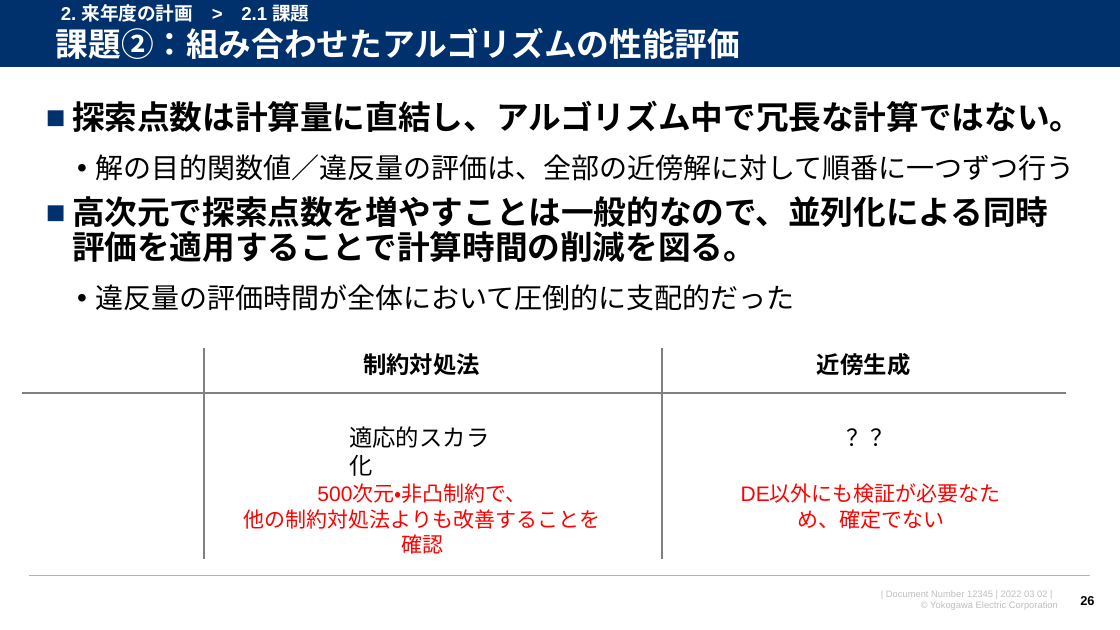
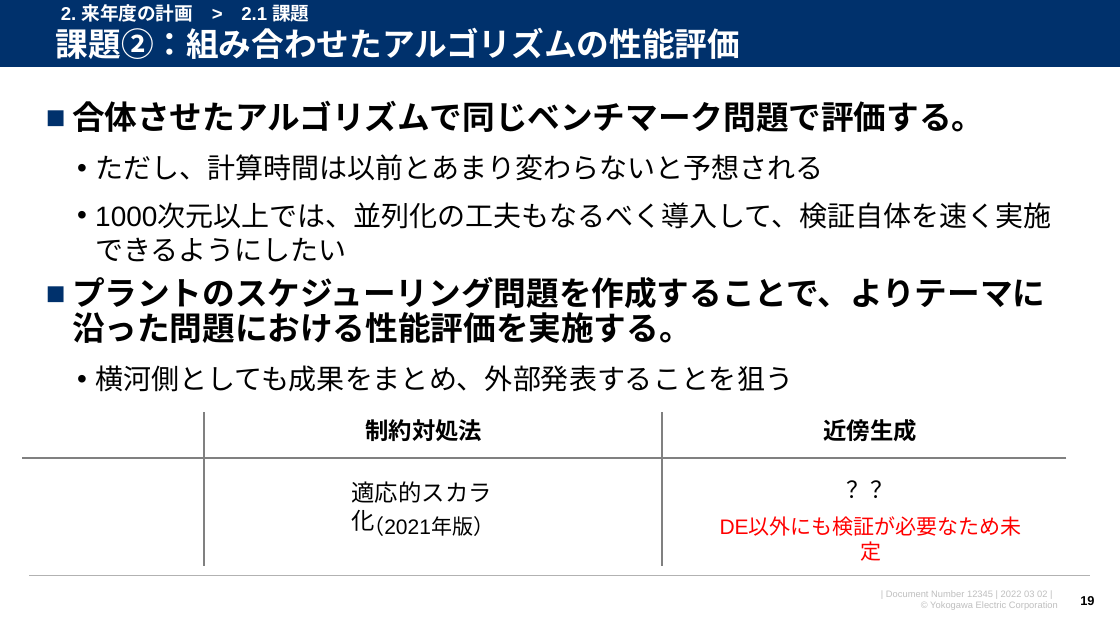
Before and after one commit to watarukumagai-git/opt, a slide deck: slide 19 of 220302_来年度の共同研究について_rev.0.pptx (slide 26 before the commit). Drawn at 1120x630 pixels with LibreOffice and Linux fonts; fonts in the diff are those of the drawing; background and template pictures are left out. Boxes give left, top, right and bottom in pixels: in the first picture for what was removed or moved away, otherwise in the second. Text is boxed around its words. In the diff, an @@ line names an element or a change of style, - is before the commit and + after.

```diff
--- a/220302_来年度の共同研究について_rev.0.pptx
+++ b/220302_来年度の共同研究について_rev.0.pptx
@@ text at bbox=[72, 100, 1051, 392]: text changed; size 28 to 24 pt; bold off @@
-■ 探索点数は計算量に直結し、アルゴリズム中で冗長な計算ではない。
-  • 解の目的関数値／違反量の評価は、全部の近傍解に対して順番に一つずつ行う
-■ 高次元で探索点数を増やすことは一般的なので、並列化による同時評価を適用することで計算時間の削減を図る。
-  • 違反量の評価時間が全体において圧倒的に支配的だった
+■ 合体させたアルゴリズムで同じベンチマーク問題で評価する。
+  • ただし、計算時間は以前とあまり変わらないと予想される
+  • 1000次元以上では、並列化の工夫もなるべく導入して、検証自体を速く実施できるようにしたい
+■ プラントのスケジューリング問題を作成することで、よりテーマに沿った問題における性能評価を実施する。
+  • 横河側としても成果をまとめ、外部発表することを狙う
@@ line moved from (204, 349) - (204, 560) to (204, 413) - (204, 566) @@
@@ text "制約対処法": place and size @@
-text "制約対処法" at bbox=[363, 353, 480, 375]
+text "制約対処法" at bbox=[366, 419, 483, 441]
@@ line moved from (662, 349) - (662, 560) to (662, 413) - (662, 566) @@
@@ text "近傍生成": place and size @@
-text "近傍生成" at bbox=[817, 353, 910, 375]
+text "近傍生成" at bbox=[823, 419, 916, 441]
@@ line moved from (1067, 393) - (23, 393) to (1067, 459) - (23, 459) @@
@@ text "適応的スカラ化": place and size @@
-text "適応的スカラ化" at bbox=[349, 426, 489, 476]
+text "適応的スカラ化" at bbox=[352, 481, 492, 531]
@@ text "？？": place and size @@
-text "？？" at bbox=[839, 419, 902, 456]
+text "？？" at bbox=[839, 471, 902, 507]
@@ text removed at bbox=[244, 485, 601, 529] @@
-500次元・非凸制約で、
-他の制約対処法よりも改善することを確認
@@ text at bbox=[797, 509, 944, 529]: text changed @@
-DE以外にも検証が必要なため、確定でない
+DE以外にも検証が必要なため未定
@@ text added at bbox=[363, 513, 494, 536], 18 pt, text #000000 @@
+（2021年版）
@@ page number at bbox=[1080, 596, 1094, 605]: text changed @@
-26
+19
```
Also in this commit, not shown: 16 other slides changed, 3 slides added, 5 slides removed.
